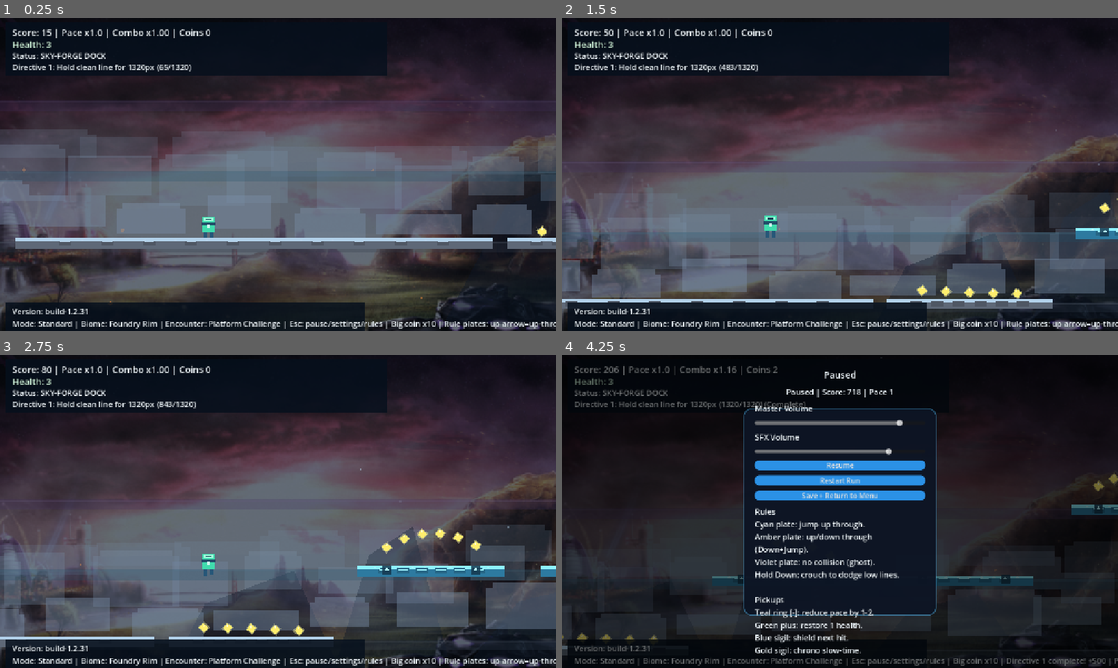
Above: before the commit, frames 1-4 (two rows, left to right).
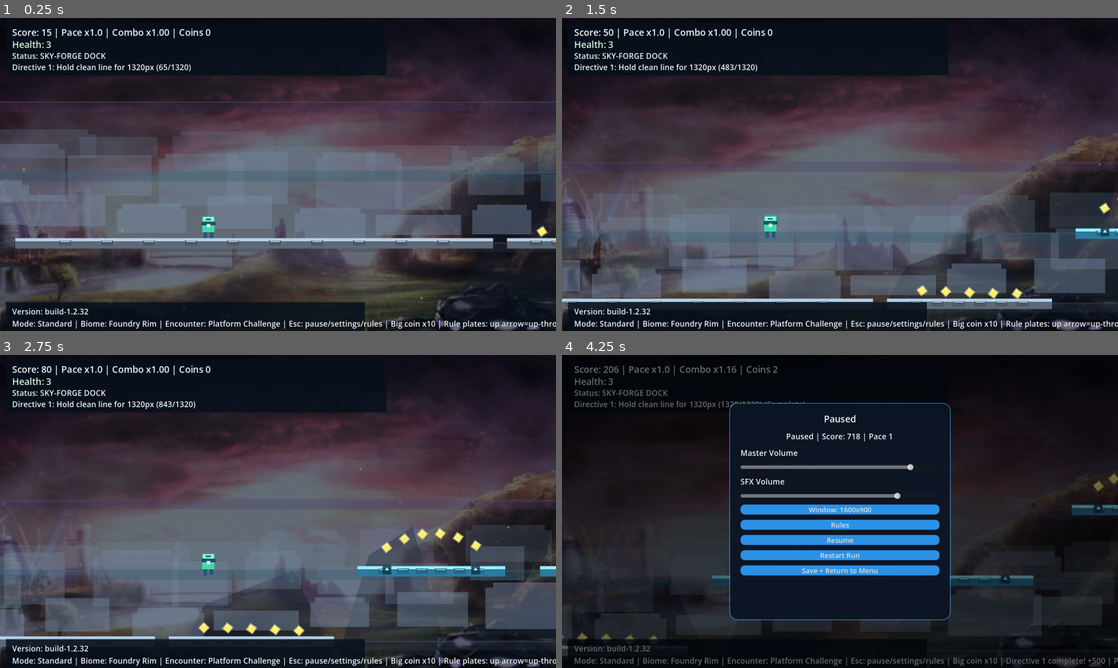
Above: after the commit, the same moments.

Repository: DKE-DEV-33/Endless-Runner-Redux
Game: Godot game, scene res://scenes/Main.tscn
The game is run twice, just before and just after one commit, with the same random seed, the same clock (stepped at 60 frames per second) and the same inputs.
Inputs:
- Up to frame 1 (0.25 s): no input
- Up to frame 2 (1.5 s): tap Enter at 0.5 s; hold Space (jump) 0.53-1.28 s; hold Right (ui_right) from 0.53 s (still down); tap Space (jump) at 1.35 s
- Up to frame 3 (2.75 s): tap Space (jump) at 1.52, 1.82 s; release Right (ui_right) at 2.03 s; hold Left (ui_left) from 2.03 s (still down); hold Space (jump) from 2.03 s (still down)
- Up to frame 4 (4.25 s): release Left (ui_left) at 2.78 s; release Space (jump) at 2.78 s; hold Right (ui_right) from 2.78 s (still down); tap Space (jump) at 2.85, 3.02, 3.32 s; hold Space (jump) from 3.53 s (still down); tap Escape (ui_cancel) at 4.15 s

The runs differ from the first frame. In frame 1, 2.9% of the frame differs, in the area x 0-100%, y 3-100%; in frame 2, 3.1%; in frame 3, 3.1%; in frame 4, 16%.

Commit message:
Switch to window-size scaling and add pause rules overlay with scroll layout

Diff:
--- a/scenes/Main.tscn
+++ b/scenes/Main.tscn
@@ -176,10 +176,17 @@
 
 [node name="PausePanel" type="Panel" parent="PauseLayer"]
 visible = false
-offset_left = 418.0
-offset_top = 122.0
-offset_right = 862.0
-offset_bottom = 600.0
+anchors_preset = 8
+anchor_left = 0.5
+anchor_top = 0.5
+anchor_right = 0.5
+anchor_bottom = 0.5
+offset_left = -255.0
+offset_top = -250.0
+offset_right = 255.0
+offset_bottom = 250.0
+grow_horizontal = 2
+grow_vertical = 2
 theme_override_styles/panel = SubResource("4")
 
 [node name="VBox" type="VBoxContainer" parent="PauseLayer/PausePanel"]
@@ -230,6 +237,20 @@
 step = 1.0
 value = -6.0
 
+[node name="WindowSizeButton" type="Button" parent="PauseLayer/PausePanel/VBox"]
+layout_mode = 2
+text = "Window: 1600x900"
+theme_override_styles/normal = SubResource("5")
+theme_override_styles/hover = SubResource("6")
+theme_override_styles/pressed = SubResource("7")
+
+[node name="RulesButton" type="Button" parent="PauseLayer/PausePanel/VBox"]
+layout_mode = 2
+text = "Rules"
+theme_override_styles/normal = SubResource("5")
+theme_override_styles/hover = SubResource("6")
+theme_override_styles/pressed = SubResource("7")
+
 [node name="ResumeButton" type="Button" parent="PauseLayer/PausePanel/VBox"]
 layout_mode = 2
 text = "Resume"
@@ -251,8 +272,146 @@
 theme_override_styles/hover = SubResource("6")
 theme_override_styles/pressed = SubResource("7")
 
-[node name="LegendPauseLabel" type="Label" parent="PauseLayer/PausePanel/VBox"]
-layout_mode = 2
-text = "Legend"
-autowrap_mode = 2
-label_settings = SubResource("3")
+[node name="PauseRulesOverlay" type="ColorRect" parent="PauseLayer"]
+visible = false
+anchors_preset = 15
+anchor_right = 1.0
+anchor_bottom = 1.0
+grow_horizontal = 2
+grow_vertical = 2
+mouse_filter = 1
+color = Color(0, 0, 0, 0.66)
+
+[node name="RulesPanel" type="Panel" parent="PauseLayer/PauseRulesOverlay"]
+anchors_preset = 8
+anchor_left = 0.5
+anchor_top = 0.5
+anchor_right = 0.5
+anchor_bottom = 0.5
+offset_left = -360.0
+offset_top = -240.0
+offset_right = 360.0
+offset_bottom = 240.0
+grow_horizontal = 2
+grow_vertical = 2
+theme_override_styles/panel = SubResource("4")
+
+[node name="VBox" type="VBoxContainer" parent="PauseLayer/PauseRulesOverlay/RulesPanel"]
+anchors_preset = 15
+anchor_right = 1.0
+anchor_bottom = 1.0
+offset_left = 22.0
+offset_top = 20.0
+offset_right = -22.0
+offset_bottom = -20.0
+grow_horizontal = 2
+grow_vertical = 2
+theme_override_constants/separation = 10
+
+[node name="Title" type="Label" parent="PauseLayer/PauseRulesOverlay/RulesPanel/VBox"]
+layout_mode = 2
+text = "Rules + Pickups"
+horizontal_alignment = 1
+label_settings = SubResource("2")
+
+[node name="Scroll" type="ScrollContainer" parent="PauseLayer/PauseRulesOverlay/RulesPanel/VBox"]
+layout_mode = 2
+size_flags_vertical = 3
+
+[node name="RulesBody" type="VBoxContainer" parent="PauseLayer/PauseRulesOverlay/RulesPanel/VBox/Scroll"]
+layout_mode = 2
+theme_override_constants/separation = 8
+
+[node name="Movement" type="Label" parent="PauseLayer/PauseRulesOverlay/RulesPanel/VBox/Scroll/RulesBody"]
+layout_mode = 2
+autowrap_mode = 2
+text = "Movement: Space jump (tap/hold), one air jump, Left/Right pace, hold Down crouch."
+label_settings = SubResource("3")
+
+[node name="Plates" type="Label" parent="PauseLayer/PauseRulesOverlay/RulesPanel/VBox/Scroll/RulesBody"]
+layout_mode = 2
+autowrap_mode = 2
+text = "Plates: cyan=up-through, amber=drop-through (Down+Jump), violet=ghost/no collision."
+label_settings = SubResource("3")
+
+[node name="ItemsTitle" type="Label" parent="PauseLayer/PauseRulesOverlay/RulesPanel/VBox/Scroll/RulesBody"]
+layout_mode = 2
+text = "Items"
+label_settings = SubResource("2")
+
+[node name="ItemRows" type="VBoxContainer" parent="PauseLayer/PauseRulesOverlay/RulesPanel/VBox/Scroll/RulesBody"]
+layout_mode = 2
+theme_override_constants/separation = 6
+
+[node name="SpeedRow" type="HBoxContainer" parent="PauseLayer/PauseRulesOverlay/RulesPanel/VBox/Scroll/RulesBody/ItemRows"]
+layout_mode = 2
+theme_override_constants/separation = 10
+
+[node name="SpeedIcon" type="ColorRect" parent="PauseLayer/PauseRulesOverlay/RulesPanel/VBox/Scroll/RulesBody/ItemRows/SpeedRow"]
+custom_minimum_size = Vector2(22, 22)
+layout_mode = 2
+color = Color(0.28, 0.78, 1, 1)
+
+[node name="SpeedText" type="Label" parent="PauseLayer/PauseRulesOverlay/RulesPanel/VBox/Scroll/RulesBody/ItemRows/SpeedRow"]
+layout_mode = 2
+autowrap_mode = 2
+text = "Teal ring [-]: reduce pace by 1-2"
+label_settings = SubResource("3")
+
+[node name="HealthRow" type="HBoxContainer" parent="PauseLayer/PauseRulesOverlay/RulesPanel/VBox/Scroll/RulesBody/ItemRows"]
+layout_mode = 2
+theme_override_constants/separation = 10
+
+[node name="HealthIcon" type="ColorRect" parent="PauseLayer/PauseRulesOverlay/RulesPanel/VBox/Scroll/RulesBody/ItemRows/HealthRow"]
+custom_minimum_size = Vector2(22, 22)
+layout_mode = 2
+color = Color(0.4, 0.96, 0.5, 1)
+
+[node name="HealthText" type="Label" parent="PauseLayer/PauseRulesOverlay/RulesPanel/VBox/Scroll/RulesBody/ItemRows/HealthRow"]
+layout_mode = 2
+autowrap_mode = 2
+text = "Green plus: restore 1 health"
+label_settings = SubResource("3")
+
+[node name="ShieldRow" type="HBoxContainer" parent="PauseLayer/PauseRulesOverlay/RulesPanel/VBox/Scroll/RulesBody/ItemRows"]
+layout_mode = 2
+theme_override_constants/separation = 10
+
+[node name="ShieldIcon" type="ColorRect" parent="PauseLayer/PauseRulesOverlay/RulesPanel/VBox/Scroll/RulesBody/ItemRows/ShieldRow"]
+custom_minimum_size = Vector2(22, 22)
+layout_mode = 2
+color = Color(0.54, 0.93, 1, 1)
+
+[node name="ShieldText" type="Label" parent="PauseLayer/PauseRulesOverlay/RulesPanel/VBox/Scroll/RulesBody/ItemRows/ShieldRow"]
+layout_mode = 2
+autowrap_mode = 2
+text = "Blue sigil: shield the next hit"
+label_settings = SubResource("3")
+
+[node name="ChronoRow" type="HBoxContainer" parent="PauseLayer/PauseRulesOverlay/RulesPanel/VBox/Scroll/RulesBody/ItemRows"]
+layout_mode = 2
+theme_override_constants/separation = 10
+
+[node name="ChronoIcon" type="ColorRect" parent="PauseLayer/PauseRulesOverlay/RulesPanel/VBox/Scroll/RulesBody/ItemRows/ChronoRow"]
+custom_minimum_size = Vector2(22, 22)
+layout_mode = 2
+color = Color(1, 0.86, 0.42, 1)
+
+[node name="ChronoText" type="Label" parent="PauseLayer/PauseRulesOverlay/RulesPanel/VBox/Scroll/RulesBody/ItemRows/ChronoRow"]
+layout_mode = 2
+autowrap_mode = 2
+text = "Gold sigil: chrono slow-time"
+label_settings = SubResource("3")
+
+[node name="Hazards" type="Label" parent="PauseLayer/PauseRulesOverlay/RulesPanel/VBox/Scroll/RulesBody"]
+layout_mode = 2
+autowrap_mode = 2
+text = "Hazards: static flame pillars and moving fireball chasers both damage you."
+label_settings = SubResource("3")
+
+[node name="CloseButton" type="Button" parent="PauseLayer/PauseRulesOverlay/RulesPanel/VBox"]
+layout_mode = 2
+text = "Close"
+theme_override_styles/normal = SubResource("5")
+theme_override_styles/hover = SubResource("6")
+theme_override_styles/pressed = SubResource("7")
--- a/scenes/Menu.tscn
+++ b/scenes/Menu.tscn
@@ -122,7 +122,7 @@
 
 [node name="UiScaleButton" type="Button" parent="Card/Center"]
 layout_mode = 2
-text = "UI Scale: 100%"
+text = "Window: 1600x900"
 theme_override_styles/normal = SubResource("4")
 theme_override_styles/hover = SubResource("5")
 theme_override_styles/pressed = SubResource("6")
--- a/scripts/main.gd
+++ b/scripts/main.gd
@@ -1,5 +1,5 @@
 extends Node2D
-const BUILD_VERSION: String = "build-1.2.31"
+const BUILD_VERSION: String = "build-1.2.32"
 
 const PLATFORM_THICKNESS: float = 24.0
 const PLAYER_AHEAD_SPAWN: float = 1650.0
@@ -33,6 +33,7 @@
 const HAZARD_HIT_COOLDOWN: float = 0.45
 const HAZARD_DODGE_Y_WINDOW: float = 180.0
 const SETTINGS_FILE: String = "user://settings.cfg"
+const WINDOW_SIZES: Array[Vector2i] = [Vector2i(1280, 720), Vector2i(1600, 900), Vector2i(1920, 1080)]
 const HEALTH_PICKUP_PITY_DANGER_ROUTES: int = 5
 const BIG_COIN_VALUE: int = 10
 const PLATFORM_LAYER_SOLID: int = 1
@@ -113,10 +114,13 @@
 @onready var pause_backdrop: ColorRect = $PauseLayer/PauseBackdrop
 @onready var pause_panel: Panel = $PauseLayer/PausePanel
 @onready var pause_status_label: Label = $PauseLayer/PausePanel/VBox/PauseStatusLabel
+@onready var pause_window_size_button: Button = $PauseLayer/PausePanel/VBox/WindowSizeButton
+@onready var pause_rules_button: Button = $PauseLayer/PausePanel/VBox/RulesButton
 @onready var resume_button: Button = $PauseLayer/PausePanel/VBox/ResumeButton
 @onready var restart_button: Button = $PauseLayer/PausePanel/VBox/RestartButton
 @onready var menu_button: Button = $PauseLayer/PausePanel/VBox/MenuButton
-@onready var pause_legend_label: Label = $PauseLayer/PausePanel/VBox/LegendPauseLabel
+@onready var pause_rules_overlay: ColorRect = $PauseLayer/PauseRulesOverlay
+@onready var pause_rules_close_button: Button = $PauseLayer/PauseRulesOverlay/RulesPanel/VBox/CloseButton
 @onready var master_slider: HSlider = $PauseLayer/PausePanel/VBox/MasterSlider
 @onready var sfx_slider: HSlider = $PauseLayer/PausePanel/VBox/SfxSlider
 
@@ -147,6 +151,7 @@
 var run_mode: String = "standard"
 var run_seed: int = 0
 var sfx_volume_db: float = -6.0
+var window_size_index: int = 1
 var info_notice: String = ""
 var info_notice_until: float = 0.0
 var run_end_requested: bool = false
@@ -194,6 +199,7 @@
 func _ready() -> void:
 	_setup_run_mode_and_seed()
 	_load_audio_settings()
+	_load_display_settings()
 	player.global_position = Vector2(120.0, 408.0)
 	player.velocity = Vector2.ZERO
 	player.jump_triggered.connect(_on_player_jump_triggered)
@@ -221,6 +227,9 @@
 
 func _unhandled_input(event: InputEvent) -> void:
 	if event.is_action_pressed("ui_cancel"):
+		if pause_rules_overlay.visible:
+			_hide_pause_rules()
+			return
 		_toggle_pause_menu()
 		return
 	if event is InputEventKey:
@@ -1746,7 +1755,6 @@
 	]
 	var legend_text: String = "\n".join(lines)
 	legend_label.text = legend_text
-	pause_legend_label.text = legend_text
 
 func _set_info_notice(message: String, duration: float = INFO_NOTICE_DURATION) -> void:
 	info_notice = message
@@ -1811,7 +1819,11 @@
 	pause_backdrop.process_mode = Node.PROCESS_MODE_ALWAYS
 	pause_backdrop.visible = false
 	pause_panel.visible = false
-
+	pause_rules_overlay.visible = false
+
+	pause_window_size_button.pressed.connect(_on_pause_window_size_pressed)
+	pause_rules_button.pressed.connect(_on_pause_rules_pressed)
+	pause_rules_close_button.pressed.connect(_hide_pause_rules)
 	resume_button.pressed.connect(_on_resume_pressed)
 	restart_button.pressed.connect(_on_restart_pressed)
 	menu_button.pressed.connect(_on_menu_pressed)
@@ -1820,18 +1832,21 @@
 
 	master_slider.value = AudioServer.get_bus_volume_db(0)
 	sfx_slider.value = sfx_volume_db
-	_refresh_legend_text()
+	_refresh_window_size_button()
 
 func _toggle_pause_menu() -> void:
 	var opening: bool = not pause_panel.visible
+	if not opening:
+		_hide_pause_rules()
 	pause_backdrop.visible = opening
 	pause_panel.visible = opening
 	get_tree().paused = opening
 	if opening:
 		pause_status_label.text = "Paused | Score: %d | Pace %d" % [_current_score(), player.get_pace_level()]
-		_refresh_legend_text()
+		_refresh_window_size_button()
 
 func _on_resume_pressed() -> void:
+	_hide_pause_rules()
 	pause_backdrop.visible = false
 	pause_panel.visible = false
 	get_tree().paused = false
@@ -1845,6 +1860,22 @@
 	Engine.time_scale = 1.0
 	get_tree().paused = false
 	_end_run_and_return_to_menu()
+
+func _on_pause_window_size_pressed() -> void:
+	window_size_index = (window_size_index + 1) % WINDOW_SIZES.size()
+	_apply_window_size(window_size_index)
+	_refresh_window_size_button()
+	_save_display_settings()
+
+func _refresh_window_size_button() -> void:
+	var sz: Vector2i = WINDOW_SIZES[window_size_index]
+	pause_window_size_button.text = "Window: %dx%d" % [sz.x, sz.y]
+
+func _on_pause_rules_pressed() -> void:
+	pause_rules_overlay.visible = true
+
+func _hide_pause_rules() -> void:
+	pause_rules_overlay.visible = false
 
 func _on_master_slider_changed(value: float) -> void:
 	AudioServer.set_bus_volume_db(0, value)
@@ -1860,11 +1891,28 @@
 	if err != OK:
 		AudioServer.set_bus_volume_db(0, -4.0)
 		sfx_volume_db = -6.0
-		get_window().content_scale_factor = 1.0
 		return
 	AudioServer.set_bus_volume_db(0, float(config.get_value("audio", "master_db", -4.0)))
 	sfx_volume_db = float(config.get_value("audio", "sfx_db", -6.0))
-	get_window().content_scale_factor = float(config.get_value("display", "ui_scale", 1.0))
+
+func _load_display_settings() -> void:
+	var config: ConfigFile = ConfigFile.new()
+	if config.load(SETTINGS_FILE) != OK:
+		window_size_index = 1
+		_apply_window_size(window_size_index)
+		return
+	window_size_index = int(config.get_value("display", "window_size_index", 1))
+	window_size_index = clampi(window_size_index, 0, WINDOW_SIZES.size() - 1)
+	_apply_window_size(window_size_index)
+
+func _apply_window_size(size_index: int) -> void:
+	get_window().size = WINDOW_SIZES[size_index]
+
+func _save_display_settings() -> void:
+	var config: ConfigFile = ConfigFile.new()
+	config.load(SETTINGS_FILE)
+	config.set_value("display", "window_size_index", window_size_index)
+	config.save(SETTINGS_FILE)
 
 func _save_audio_settings() -> void:
 	var config: ConfigFile = ConfigFile.new()
--- a/scripts/menu.gd
+++ b/scripts/menu.gd
@@ -1,7 +1,7 @@
 extends Control
 const INTRO_MUSIC_PATH: String = "res://assets/audio/intro_music.mp3"
 const SETTINGS_FILE: String = "user://settings.cfg"
-const UI_SCALES: Array[float] = [1.0, 1.25, 1.5]
+const WINDOW_SIZES: Array[Vector2i] = [Vector2i(1280, 720), Vector2i(1600, 900), Vector2i(1920, 1080)]
 
 @onready var start_button: Button = $Card/Center/StartButton
 @onready var rules_button: Button = $Card/Center/RulesButton
@@ -16,7 +16,7 @@
 
 var run_mode: String = "standard"
 var intro_player: AudioStreamPlayer = AudioStreamPlayer.new()
-var ui_scale_index: int = 0
+var window_size_index: int = 1
 
 func _ready() -> void:
 	start_button.pressed.connect(_on_start_pressed)
@@ -29,7 +29,7 @@
 	_load_display_settings()
 	run_mode = String(get_tree().get_meta("run_mode", "standard"))
 	_refresh_mode_ui()
-	_refresh_ui_scale_button()
+	_refresh_window_size_button()
 	_refresh_score_labels()
 	rules_overlay.visible = false
 
@@ -53,9 +53,9 @@
 	_refresh_mode_ui()
 
 func _on_ui_scale_pressed() -> void:
-	ui_scale_index = (ui_scale_index + 1) % UI_SCALES.size()
-	_apply_ui_scale(UI_SCALES[ui_scale_index])
-	_refresh_ui_scale_button()
+	window_size_index = (window_size_index + 1) % WINDOW_SIZES.size()
+	_apply_window_size(window_size_index)
+	_refresh_window_size_button()
 	_save_display_settings()
 
 func _refresh_score_labels() -> void:
@@ -98,31 +98,24 @@
 func _load_display_settings() -> void:
 	var config: ConfigFile = ConfigFile.new()
 	var err: int = config.load(SETTINGS_FILE)
-	var desired: float = 1.0
+	window_size_index = 1
 	if err == OK:
-		desired = float(config.get_value("display", "ui_scale", 1.0))
-	var best_idx: int = 0
-	var best_diff: float = 999.0
-	for i: int in UI_SCALES.size():
-		var diff: float = absf(UI_SCALES[i] - desired)
-		if diff < best_diff:
-			best_diff = diff
-			best_idx = i
-	ui_scale_index = best_idx
-	_apply_ui_scale(UI_SCALES[ui_scale_index])
+		window_size_index = int(config.get_value("display", "window_size_index", 1))
+	window_size_index = clampi(window_size_index, 0, WINDOW_SIZES.size() - 1)
+	_apply_window_size(window_size_index)
 
 func _save_display_settings() -> void:
 	var config: ConfigFile = ConfigFile.new()
 	config.load(SETTINGS_FILE)
-	config.set_value("display", "ui_scale", UI_SCALES[ui_scale_index])
+	config.set_value("display", "window_size_index", window_size_index)
 	config.save(SETTINGS_FILE)
 
-func _apply_ui_scale(scale_value: float) -> void:
-	get_window().content_scale_factor = scale_value
+func _apply_window_size(size_index: int) -> void:
+	get_window().size = WINDOW_SIZES[size_index]
 
-func _refresh_ui_scale_button() -> void:
-	var percent: int = int(round(UI_SCALES[ui_scale_index] * 100.0))
-	ui_scale_button.text = "UI Scale: %d%%" % percent
+func _refresh_window_size_button() -> void:
+	var sz: Vector2i = WINDOW_SIZES[window_size_index]
+	ui_scale_button.text = "Window: %dx%d" % [sz.x, sz.y]
 
 func _setup_intro_music() -> void:
 	intro_player.name = "IntroMusic"
--- a/scripts/splash.gd
+++ b/scripts/splash.gd
@@ -3,7 +3,6 @@
 @onready var logo: Label = $Center/Logo
 
 func _ready() -> void:
-	_apply_saved_ui_scale()
 	logo.modulate.a = 0.0
 	var t := create_tween()
 	t.tween_property(logo, "modulate:a", 1.0, 0.7)
@@ -12,8 +11,3 @@
 	t.finished.connect(func() -> void:
 		get_tree().change_scene_to_file("res://scenes/Menu.tscn")
 	)
-
-func _apply_saved_ui_scale() -> void:
-	var config: ConfigFile = ConfigFile.new()
-	if config.load("user://settings.cfg") == OK:
-		get_window().content_scale_factor = float(config.get_value("display", "ui_scale", 1.0))
